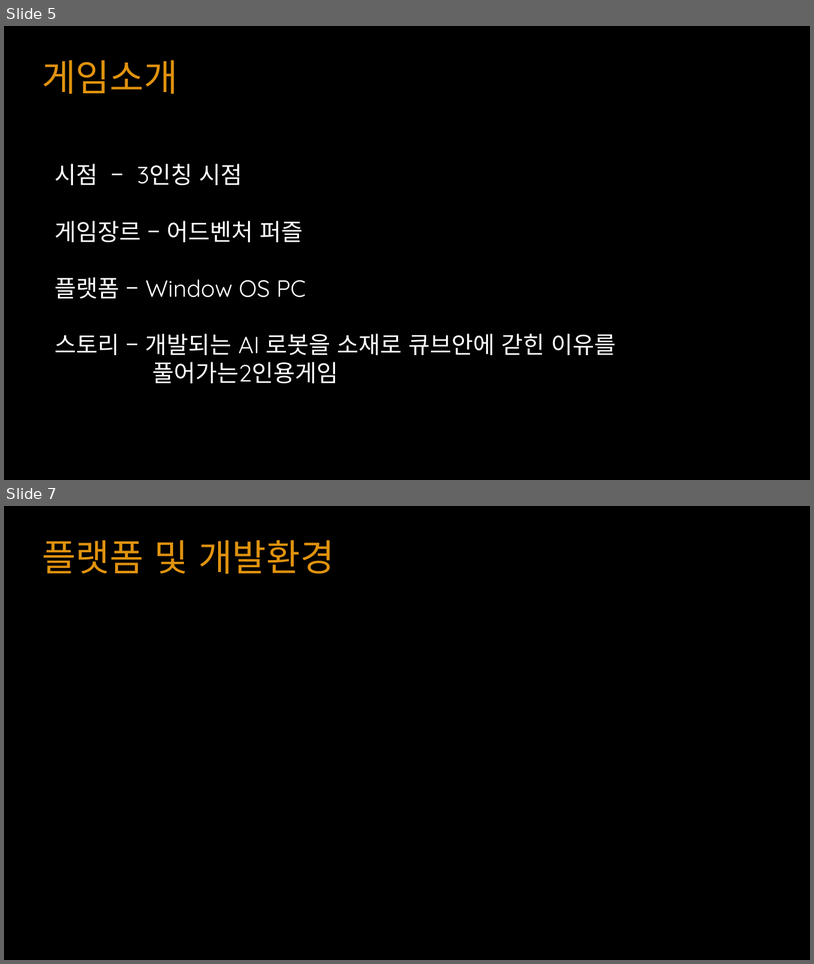
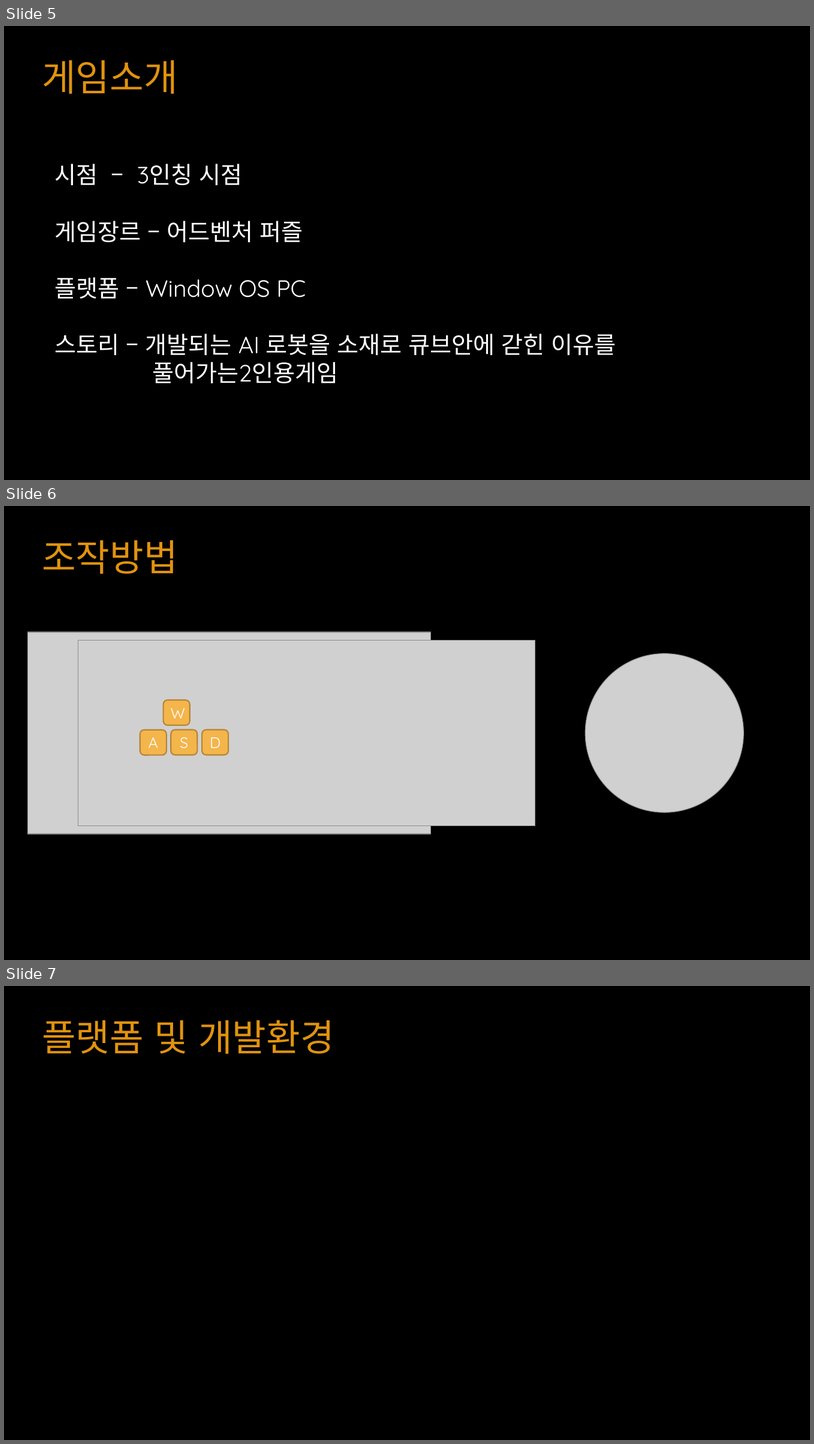
Before and after one commit to YKTeam/Room503, a slide deck: Document/Escape Cube(가제) ppt.pptx. Shown one above the other, each under a label of ours: slides 5 and 7 before the commit, slides 5, 6 and 7 after it; the slides between them are not shown. The pictures are 814x964 and 814x1444 pixels, drawn with LibreOffice and Linux fonts; fonts in the diff are those of the drawing; grey boxes stand for pictures. Boxes give left, top, right and bottom in pixels: in the first picture for what was removed or moved away, otherwise in the second. Text is boxed around its words. In the diff, an @@ line names an element or a change of style, - is before the commit and + after.

Commit message:
졸업작품 기획서
연구목적, 조작방법 추가

```diff
--- a/Document/Escape Cube(가제) ppt.pptx
+++ b/Document/Escape Cube(가제) ppt.pptx
@@ slide 6 added at <box>4,506,810,960</box>, background #000000 @@
@@ text added at <box>42,540,178,574</box>, 44 pt, text #E1930E @@
+조작방법
@@ picture added at <box>27,632,431,833</box> @@
@@ picture added at <box>78,640,536,826</box> @@
@@ picture added at <box>585,654,744,813</box> @@
@@ rounded rectangle added at <box>164,700,191,725</box>, fill #F4B54B, outline #B58637 1.5 pt, 18 pt, text #FFFFFF @@
+W
@@ rounded rectangle added at <box>140,730,167,755</box>, fill #F4B54B, outline #B58637 1.5 pt, 18 pt, text #FFFFFF @@
+A
@@ rounded rectangle added at <box>171,730,198,755</box>, fill #F4B54B, outline #B58637 1.5 pt, 18 pt, text #FFFFFF @@
+S
@@ rounded rectangle added at <box>202,730,228,755</box>, fill #F4B54B, outline #B58637 1.5 pt, 18 pt, text #FFFFFF @@
+D
```
Also in this commit, not shown: 3 slides changed, 2 other slides added, 1 slide removed, 4 other files.
